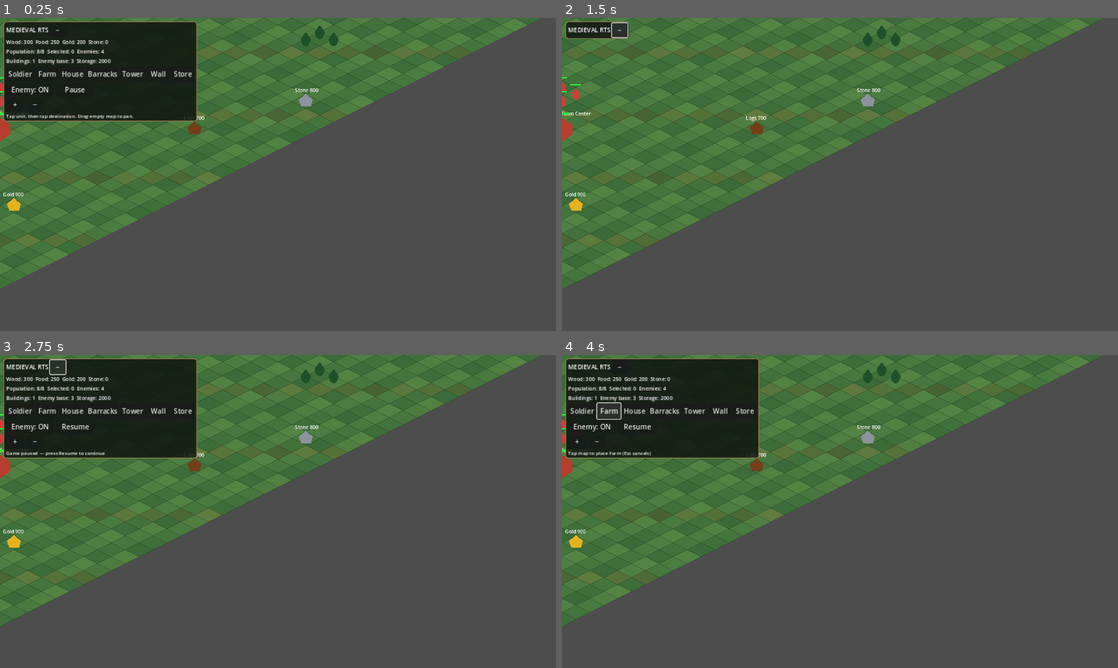
Above: before the commit, frames 1-4 (two rows, left to right).
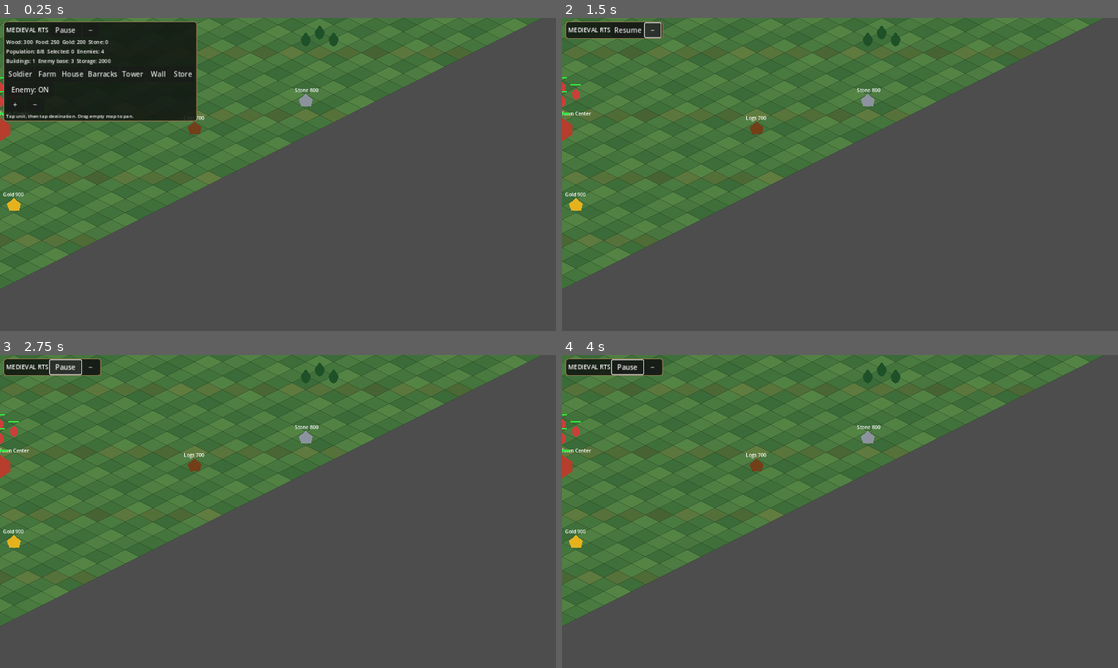
Above: after the commit, the same moments.

Repository: noub1234567-cmd/Medieval-RTS-Mobile
Game: Godot game, scene res://scenes/main.tscn
Two runs of this game, one before a commit and one after it. Both use one fixed random seed, a clock stepped at 60 frames per second and the inputs below.
Inputs (mouse positions are in pixels of both pictures, inside the frame that each line leads up to):
- Up to frame 1 (0.25 s): no input
- Up to frame 2 (1.5 s): click "Pause" at 0.5 s; click "−" at 1.25 s
- Up to frame 3 (2.75 s): click (66, 367) at 2 s, where only the run after the commit has a clickable "Resume"
- Up to frame 4 (4 s): click (584, 411) at 2.75 s, where only the run before the commit has a clickable "Soldier"; click (606, 411) at 3.5 s, where only the run before the commit has a clickable "Farm"

The runs differ from the first frame. In frame 1, less than 0.1% of the frame differs, in the area x 10-17%, y 2-24%; in frame 2, 0.4%; in frame 3, 10%; in frame 4, 10%, in the area x 0-36%, y 1-34%.

Commit message:
Move pause toggle to always-visible HUD title row

Diff:
--- a/scripts/game.gd
+++ b/scripts/game.gd
@@ -372,6 +372,11 @@
 	title.text="MEDIEVAL RTS"
 	title.add_theme_font_size_override("font_size",14)
 	top.add_child(title)
+	pause_toggle_button=Button.new()
+	pause_toggle_button.text="Pause"
+	pause_toggle_button.custom_minimum_size=Vector2(72,32)
+	pause_toggle_button.pressed.connect(toggle_pause)
+	top.add_child(pause_toggle_button)
 	var collapse:=Button.new()
 	collapse.text="−"
 	collapse.custom_minimum_size=Vector2(36,32)
@@ -401,11 +406,6 @@
 	enemy_toggle_button.custom_minimum_size=Vector2(110,32)
 	enemy_toggle_button.pressed.connect(toggle_enemy)
 	enemy_row.add_child(enemy_toggle_button)
-	pause_toggle_button=Button.new()
-	pause_toggle_button.text="Pause"
-	pause_toggle_button.custom_minimum_size=Vector2(90,32)
-	pause_toggle_button.pressed.connect(toggle_pause)
-	enemy_row.add_child(pause_toggle_button)
 	var zoom_row:=HBoxContainer.new()
 	v.add_child(zoom_row)
 	var zoom_in:=Button.new()
